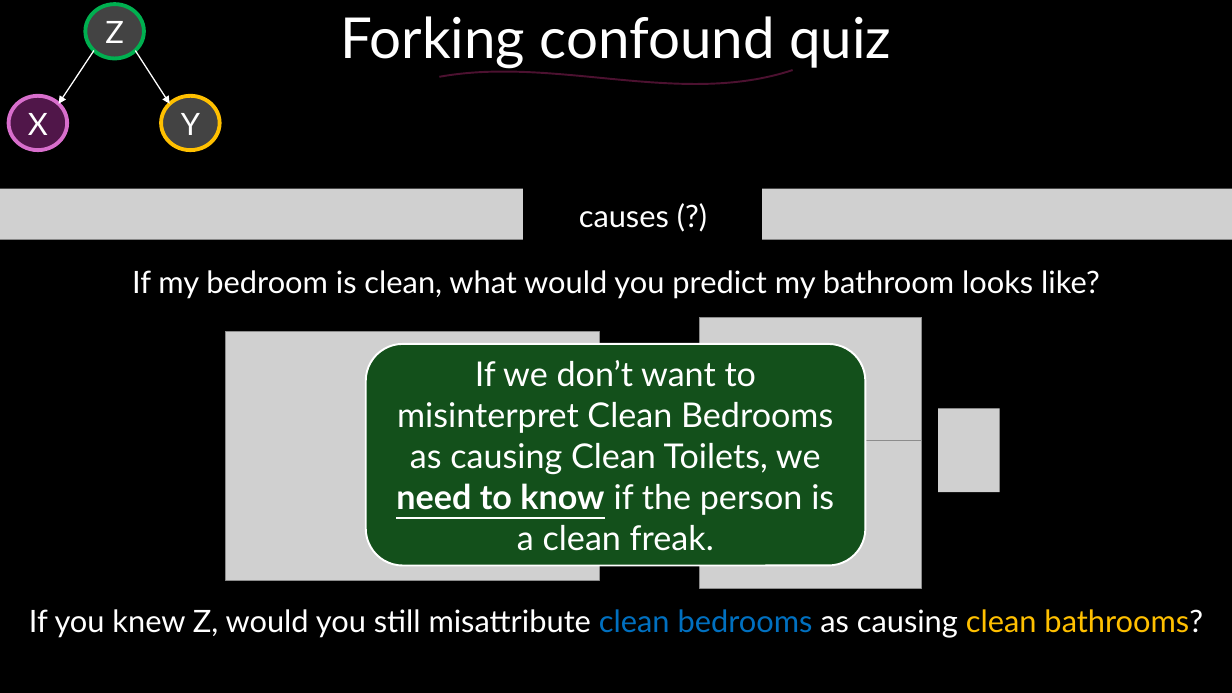
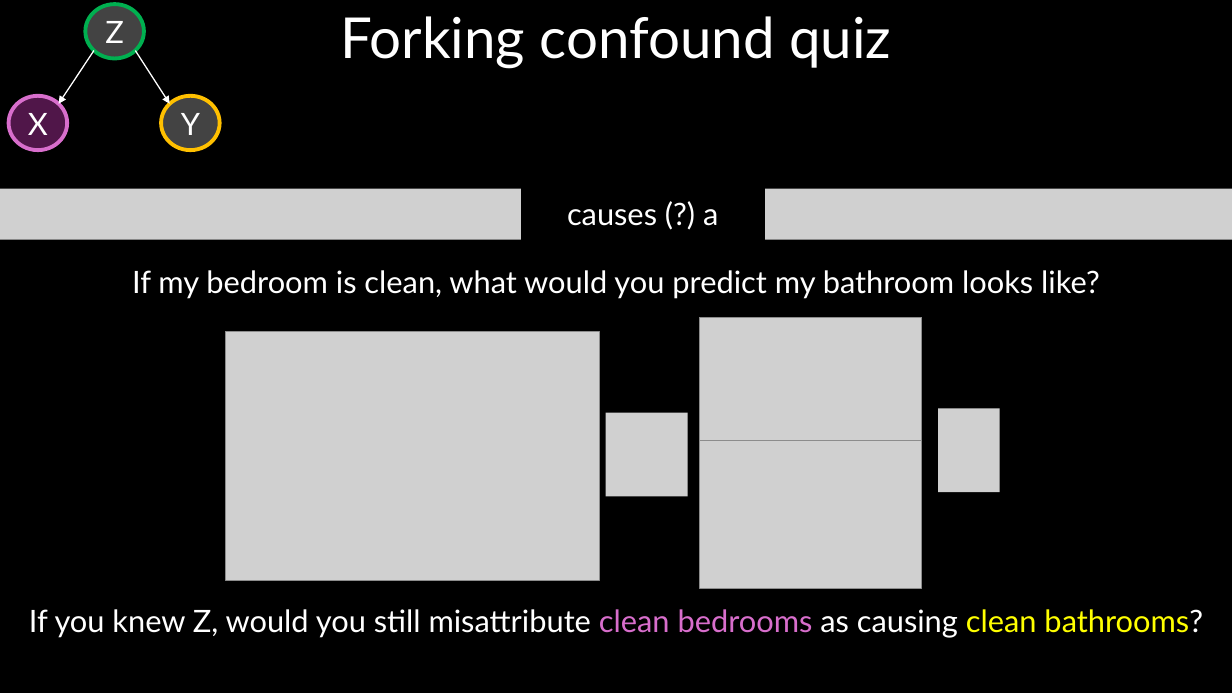
Before and after one commit to DeonRoos/stats-for-biologists, a slide deck: slide 12 of Lectures/Lecture 07.2 Confounding.pptx (slide 18 before the commit). Drawn at 1232x693 pixels with LibreOffice and Linux fonts; fonts in the diff are those of the drawing; grey boxes stand for pictures. Boxes give left, top, right and bottom in pixels: in the first picture for what was removed or moved away, otherwise in the second. Text is boxed around its words. In the diff, an @@ line names an element or a change of style, - is before the commit and + after.

```diff
--- a/Lectures/Lecture 07.2 Confounding.pptx
+++ b/Lectures/Lecture 07.2 Confounding.pptx
@@ freeform shape removed at [439,70,792,84] @@
@@ text in rectangle at [567,209,718,226]: text changed @@
-causes (?)
+causes (?) a
@@ rounded rectangle removed at [366,344,866,566] @@
-If we don’t want to misinterpret Clean Bedrooms as causing Clean Toilets, we need to know if the person is a clean freak.
@@ picture added at [606,413,689,497] @@
@@ text "If you knew Z, would ..." at [29,609,1203,638]: text colour #0070C0 to #D86ECC in "clean bedrooms"; text colour #FFC000 to #FFFF00 in "clean bathrooms?" @@
```
Also in this commit, not shown: 14 other slides changed, 3 slides added, 15 slides removed, 13 other files.
